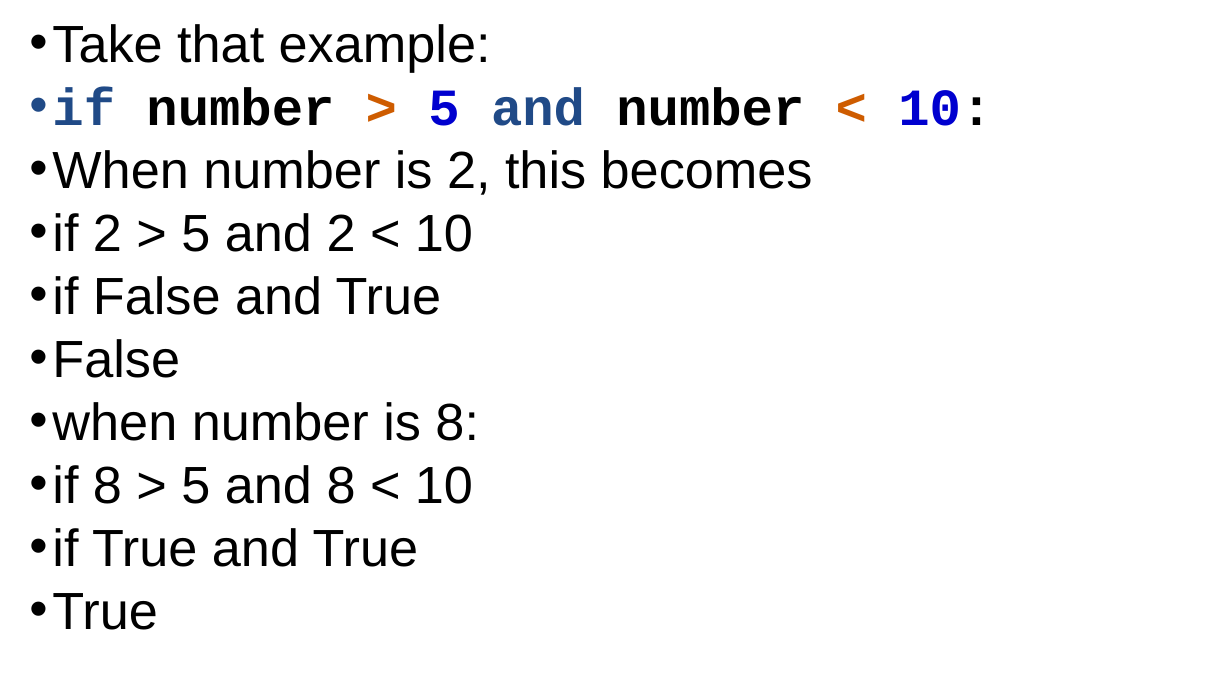
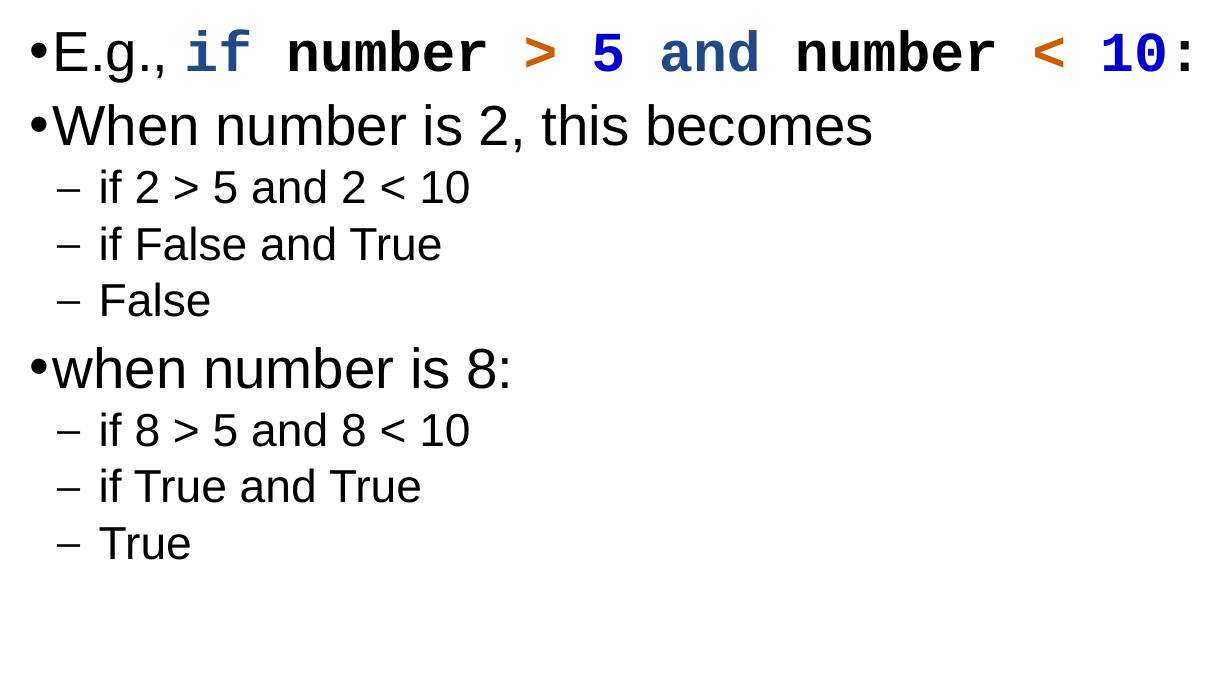
Before and after one commit to grimmelm/ctech404, a slide deck: slide 39 of ctech401/module_4/CTECH401 Module 4 - Control Flow.pptx (slide 37 before the commit). Drawn at 1232x693 pixels with LibreOffice and Linux fonts; fonts in the diff are those of the drawing. Boxes give left, top, right and bottom in pixels: in the first picture for what was removed or moved away, otherwise in the second. Text is boxed around its words. In the diff, an @@ line names an element or a change of style, - is before the commit and + after.

```diff
--- a/ctech401/module_4/CTECH401 Module 4 - Control Flow.pptx
+++ b/ctech401/module_4/CTECH401 Module 4 - Control Flow.pptx
@@ text at box(52, 31, 1202, 81): text changed; size 40.7 to 44 pt @@
-• Take that example:
-• if number > 5 and number < 10:
+• E.g., if number > 5 and number < 10:
@@ text at box(52, 104, 874, 560): size 40.7 to 44 pt in "When number is 2, this becomes", "when number is 8:"; size 40.7 to 36 pt in "if 2 > 5 and 2 < ...", "if False and True", "False", "if 8 > 5 and 8 < ..." and 2 more places; line spacing 0.8 to 0.9; bullet • to ⎯; list level 1 to 2 in "if 2 > 5 and ..."; list level 1 to 2 in "if False and True"; list level 1 to 2 in "False"; list level 1 to 2 in "if 8 > 5 and ..."; list level 1 to 2 in "if True and True"; list level 1 to 2 in "True" @@
```
Also in this commit, not shown: 7 other slides changed, 7 slides added, 1 slide removed.
